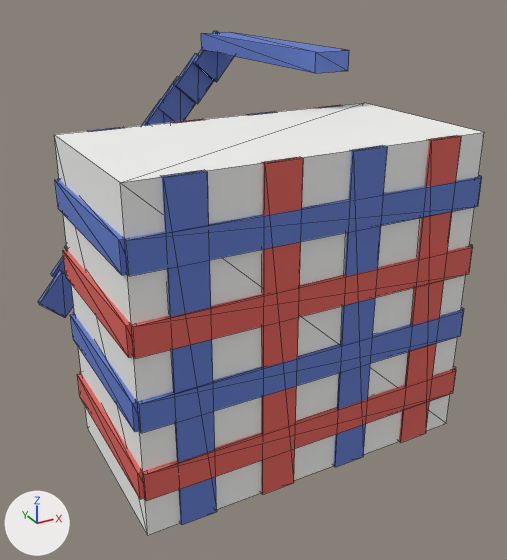
One commit to the glTF model assets/models/character/cosmetics/back_bag.glb: the scene before it, then after it.
Both versions are drawn from a 50 mm lens placed at (-0.464, -1.126, 1.224), pointed at (0.048, -0.196, 0.759). Every picture has the same lights, and +X, +Y and +Z are marked at lower left. The first picture is the older version. Mesh edges are drawn as thin lines. Vertices at exactly the same position are counted once.

Objects in the first picture: 'Torso'.
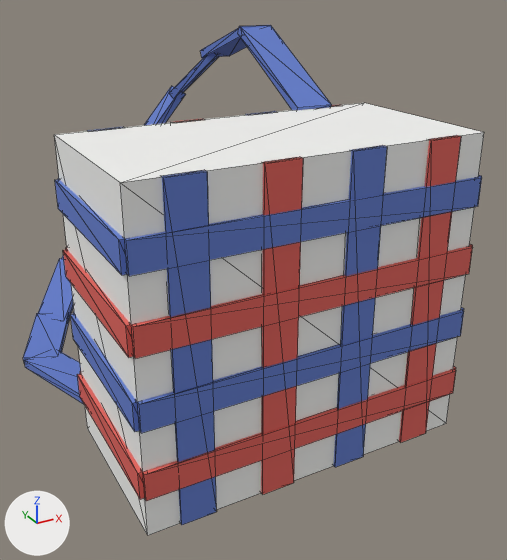
The change, as a list of edits to the scene's bpy script:
```text
Change me_torso:
    used by ob_torso; location = (0.0, 0.0, 0.55)
    remove me_torso.from_pydata(...)  # 296 vertices, 444 faces; spans x -0.256..0.256, y -0.466..0.219, z 0.02..0.568
    add me_torso.from_pydata(...)  # 280 vertices, 420 faces; spans x -0.3..0.256, y -0.466..0.247, z 0.02..0.588
    me_torso part 1: 11 loose pieces with 88 vertices, spanning x -0.237..0.217, y 0.133..0.219, z 0.052..0.568, are deleted
    me_torso part 2
    8 vertices are removed from x 0.14..0.2, y -0.22..0.18, z 0.535..0.565
    12 faces are deleted
    80 vertices are added at x -0.3..0.19, y -0.215..0.247, z 0.042..0.588
    120 new faces join them, mat_bagblue (blue #617ccb)
```

Location of each change, [x1, y1, x2, y2] in pixels of the pictures (507 x 560 px):
'Torso', reshaped: before [38, 31, 484, 535]; after [23, 25, 484, 535]
part 1 of me_torso, deleted: before [38, 31, 235, 318]
part 2 of me_torso, built on: before [201, 32, 349, 73]; after [23, 25, 331, 404]
